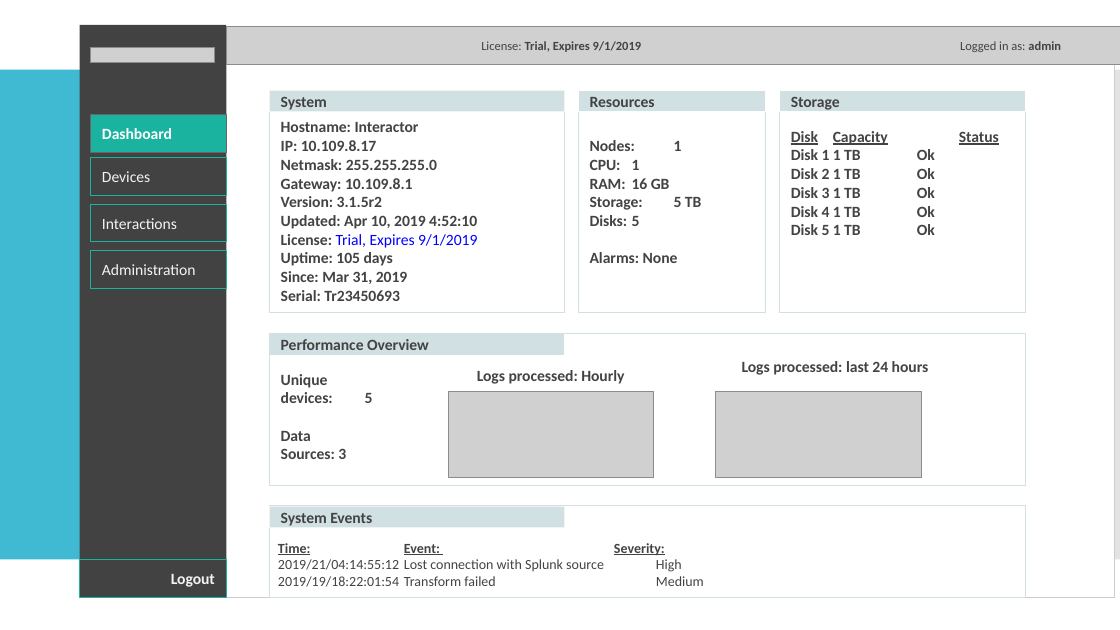
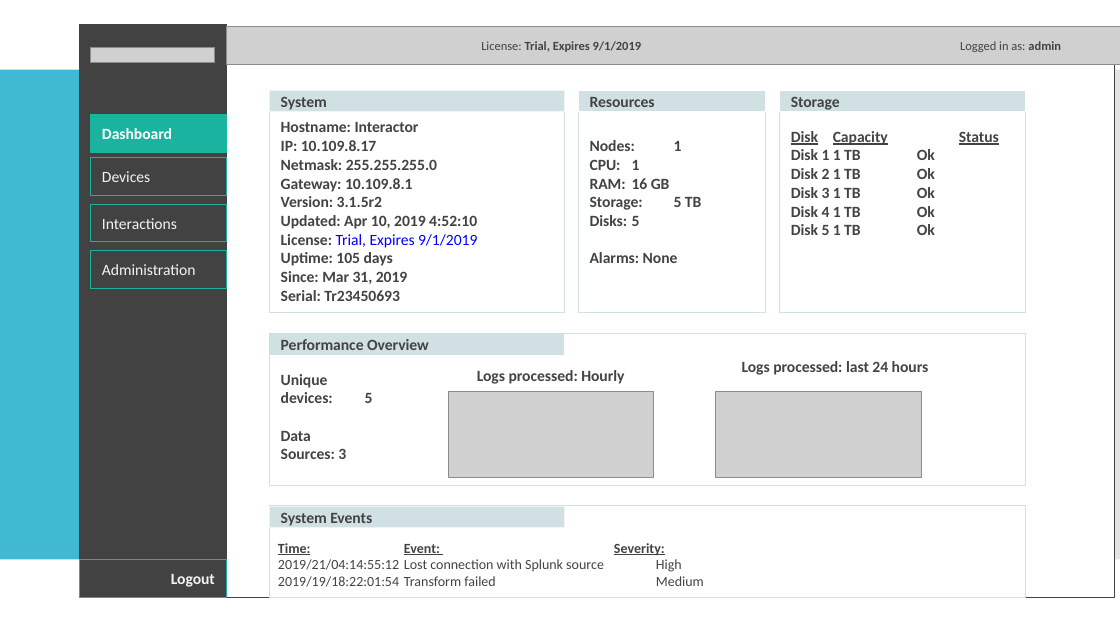
Before and after one commit to qhftkf1/2019_Intern_in-US, a slide deck: slide 11 of PRJ_CSS/CSS.pptx. Drawn at 1120x630 pixels with LibreOffice and Linux fonts; fonts in the diff are those of the drawing; grey boxes stand for pictures. Boxes give left, top, right and bottom in pixels: in the first picture for what was removed or moved away, otherwise in the second. Text is boxed around its words. In the diff, an @@ line names an element or a change of style, - is before the commit and + after.

```diff
--- a/PRJ_CSS/CSS.pptx
+++ b/PRJ_CSS/CSS.pptx
@@ rectangle at [80,25,226,597]: outline none to #424242 0.75 pt @@
@@ rectangle at [226,55,1114,597]: outline #CCCCCC 0.75 pt to #424242 0.75 pt @@
@@ rectangle "Dashboard" at [91,114,226,152]: outline #666666 0.75 pt to #1AB39F 0.75 pt @@
```
Also in this commit, not shown: 1 other slide changed, 37 other files.
